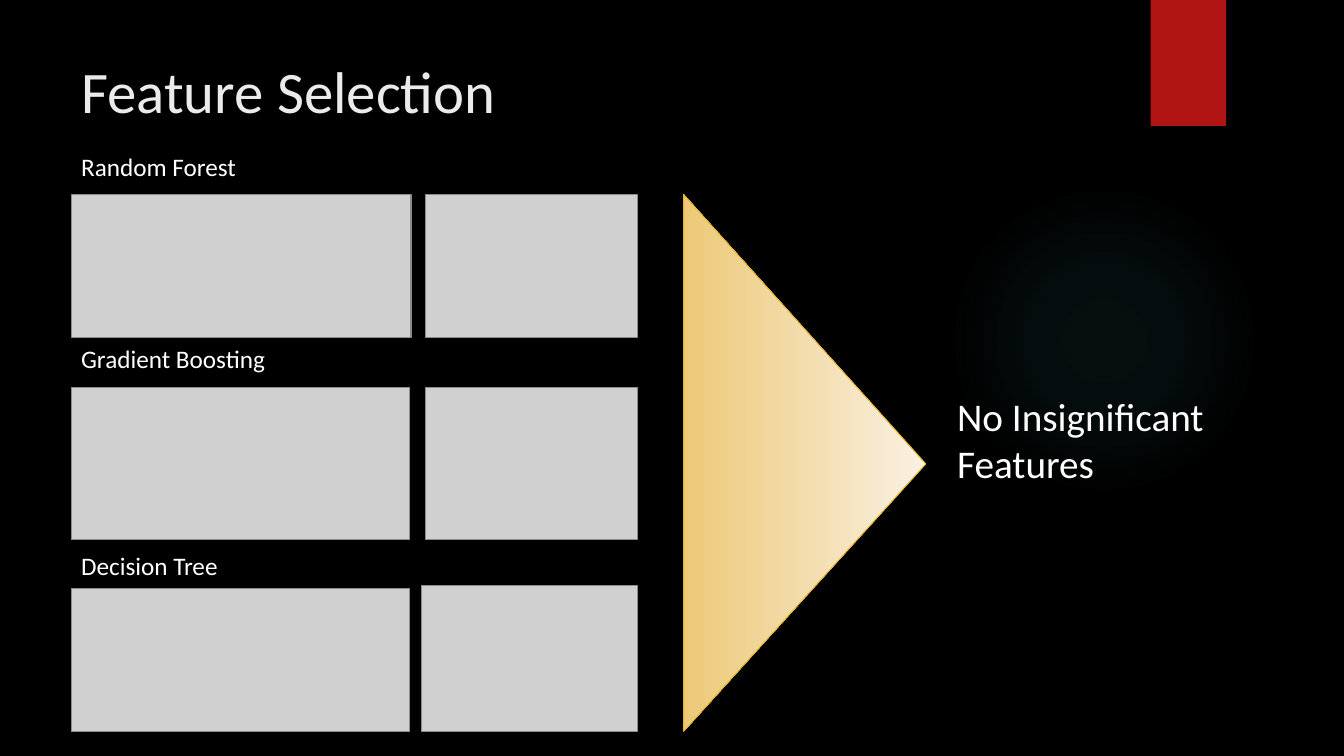
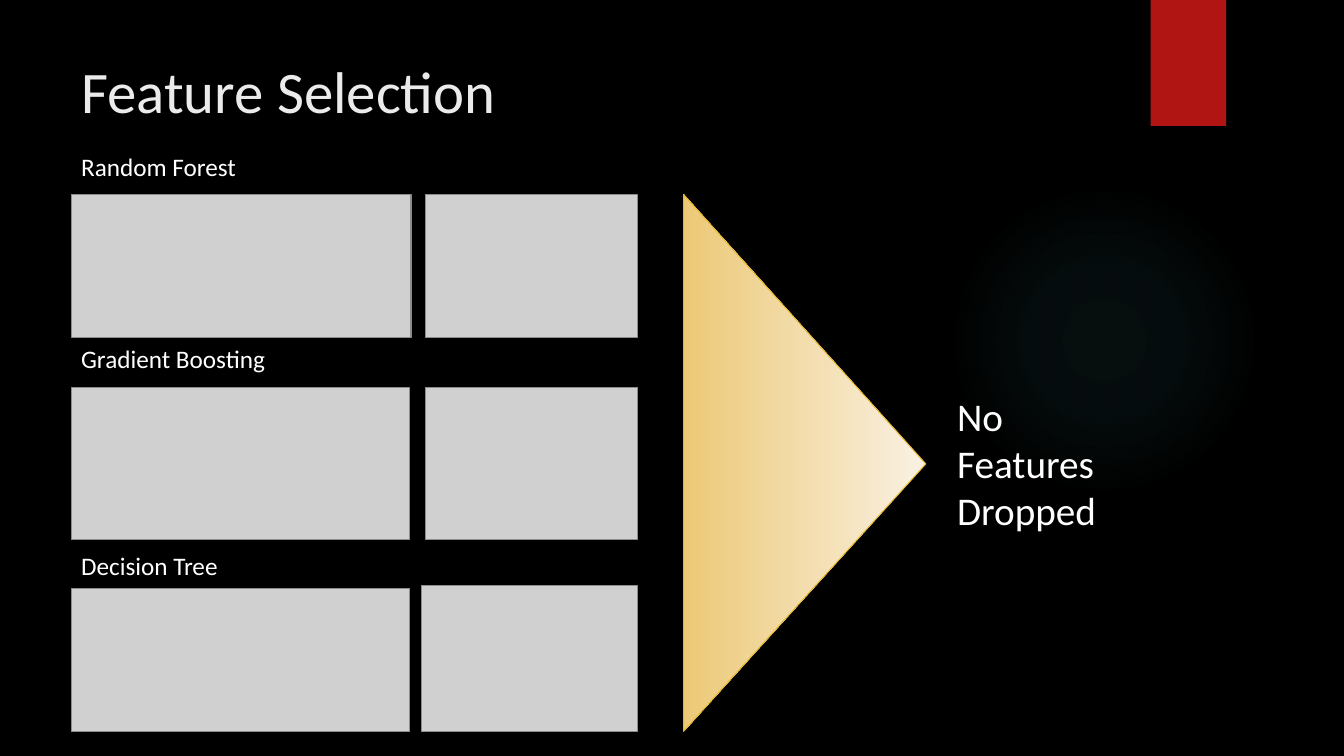
Before and after one commit to georgetown-analytics/Booksville, a slide deck: slide 12 of presentation/Booksville Presentation.pptx (slide 11 before the commit). Drawn at 1344x756 pixels with LibreOffice and Linux fonts; fonts in the diff are those of the drawing; grey boxes stand for pictures; background and template pictures are left out. Boxes give left, top, right and bottom in pixels: in the first picture for what was removed or moved away, otherwise in the second. Text is boxed around its words. In the diff, an @@ line names an element or a change of style, - is before the commit and + after.

```diff
--- a/presentation/Booksville Presentation.pptx
+++ b/presentation/Booksville Presentation.pptx
@@ text at [957, 406, 1003, 432]: text changed @@
-No Insignificant
+No
@@ text at [957, 497, 1096, 532]: paragraph added @@
+Dropped
```
Also in this commit, not shown: 2 other slides changed, 4 slides added, 3 slides removed.
